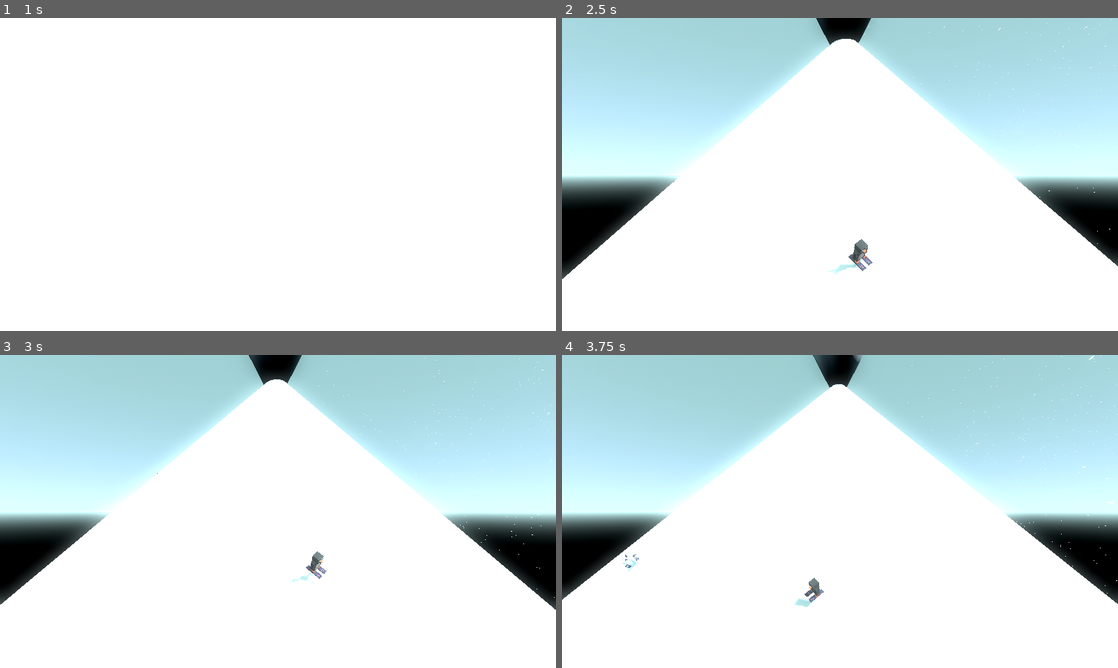
Above: before the commit, frames 1-4 (two rows, left to right).
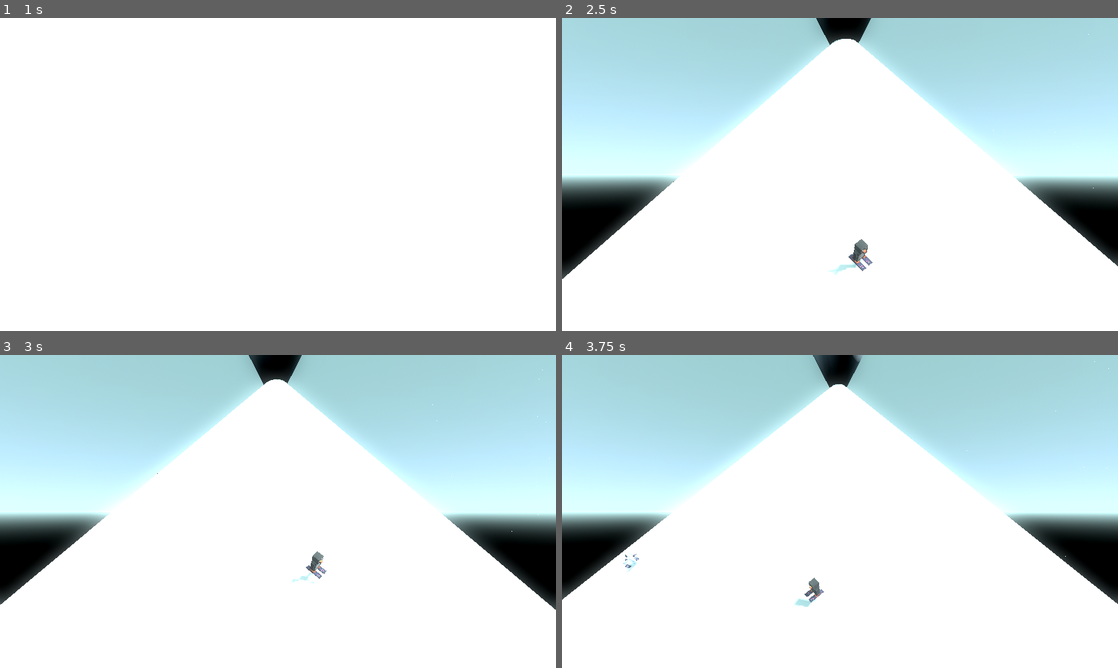
Above: after the commit, the same moments.

Repository: CodingBigTime/pencil-chisel-code-2023
Game: Godot game, scene res://scenes/main_menu.tscn
Same seed, same stepped clock (60 frames per second), same inputs: the game is played once before the commit and once after it.
Inputs (mouse positions are in pixels of both pictures, inside the frame that each line leads up to):
- Up to frame 1 (1 s): click (66, 155) at 0.5 s
- Up to frame 2 (2.5 s): hold D (right) 1.28-2.03 s; tap Space (boost) at 1.35, 2.1 s; hold A (left) from 2.03 s (still down)
- Up to frame 3 (3 s): release A (left) at 2.78 s; hold D (right) from 2.78 s (still down); tap Space (boost) at 2.85 s
- Up to frame 4 (3.75 s): keep holding D (right); tap Space (boost) at 3.6 s

Frame 1 is identical in both runs. In frame 2, less than 0.1% of the frame differs, in the area x 54-100%, y 0-73%; in frame 3, less than 0.1%; in frame 4, less than 0.1%, in the area x 62-100%, y 0-77%.

Commit message:
Add glacier sfx and particles

Diff:
--- a/objects/glacier.gd
+++ b/objects/glacier.gd
@@ -13,15 +13,24 @@
 
 func _launch(collider_name, velocity):
 	# var player_node = get_node_or_null("/root/Map/player")
-	if collider_name == name and not launched:
-		launched = true
-		gravity_scale = 1
-		apply_impulse(velocity)
+	if collider_name != name or launched:
+		return
+	launched = true
+	gravity_scale = 1
+	apply_impulse(velocity)
+
+	var sound_player = AudioStreamPlayer3D.new()
+	sound_player.stream = load("res://assets/sfx/push_ice.wav")
+	add_child(sound_player)
+	sound_player.play()
+
+	$GPUParticles3D.emitting = true
 
 
-func _physics_process(delta: float):
-	if launched:
-		$RayCast3D.position = self.position
-		if $RayCast3D.is_colliding():
-			var coliding_with = $RayCast3D.get_collision_point().y
-			position.y = lerp(position.y, coliding_with , 0.1)
+func _physics_process(_delta: float):
+	if not launched:
+		return
+	$RayCast3D.position = self.position
+	if $RayCast3D.is_colliding():
+		var coliding_with = $RayCast3D.get_collision_point().y
+		position.y = lerp(position.y, coliding_with, 0.1)
--- a/objects/glacier.tscn
+++ b/objects/glacier.tscn
@@ -6,8 +6,25 @@
 [sub_resource type="SphereShape3D" id="SphereShape3D_pvu2j"]
 radius = 0.583855
 
+[sub_resource type="ParticleProcessMaterial" id="ParticleProcessMaterial_gn5sv"]
+spread = 64.0
+initial_velocity_min = -12.0
+initial_velocity_max = 12.0
+scale_min = 0.1
+scale_max = 0.4
+collision_mode = 1
+collision_friction = 0.2
+collision_bounce = 0.75
+collision_use_scale = true
+
+[sub_resource type="StandardMaterial3D" id="StandardMaterial3D_nth6y"]
+albedo_color = Color(1.4, 1.8, 1.8, 1)
+
+[sub_resource type="BoxMesh" id="BoxMesh_15uy1"]
+material = SubResource("StandardMaterial3D_nth6y")
+
 [node name="Glacier" type="RigidBody3D" groups=["weapon"]]
-transform = Transform3D(0.999992, 0.00359431, -0.00181729, -0.00359274, 0.999993, 0.000866, 0.00182038, -0.000859478, 0.999998, 0, 0, 0)
+transform = Transform3D(1.29999, 0.0046726, -0.00236246, -0.00467056, 1.29999, 0.00112582, 0.00236649, -0.00111732, 1.3, 0, 0, 0)
 gravity_scale = 2.66454e-15
 script = ExtResource("1_wim78")
 
@@ -21,3 +38,14 @@
 shape = SubResource("SphereShape3D_pvu2j")
 
 [node name="glacier" parent="." instance=ExtResource("2_0je6o")]
+
+[node name="GPUParticles3D" type="GPUParticles3D" parent="."]
+emitting = false
+amount = 50
+lifetime = 0.9
+one_shot = true
+explosiveness = 0.9
+randomness = 1.0
+visibility_aabb = AABB(-8, -8, -8, 16, 16, 16)
+process_material = SubResource("ParticleProcessMaterial_gn5sv")
+draw_pass_1 = SubResource("BoxMesh_15uy1")
--- a/scenes/main.tscn
+++ b/scenes/main.tscn
@@ -40,12 +40,14 @@
 transparency = 1
 shading_mode = 0
 vertex_color_use_as_albedo = true
-albedo_color = Color(2, 2, 2, 1)
+albedo_color = Color(2, 2, 2, 0.85)
 use_particle_trails = true
 
 [sub_resource type="RibbonTrailMesh" id="RibbonTrailMesh_a8buv"]
 material = SubResource("StandardMaterial3D_4dxtc")
+size = 0.1
 sections = 2
+section_length = 0.1
 curve = SubResource("Curve_qdmuy")
 
 [node name="Map" type="Node3D"]
Not shown, added: assets/sfx/push_ice.wav.import
Not shown: 1 places in objects/glacier.tscn that only renumber resources
Not shown: 1 places in scenes/main.tscn that only renumber resources
Not shown, added: assets/sfx/push_ice.wav
